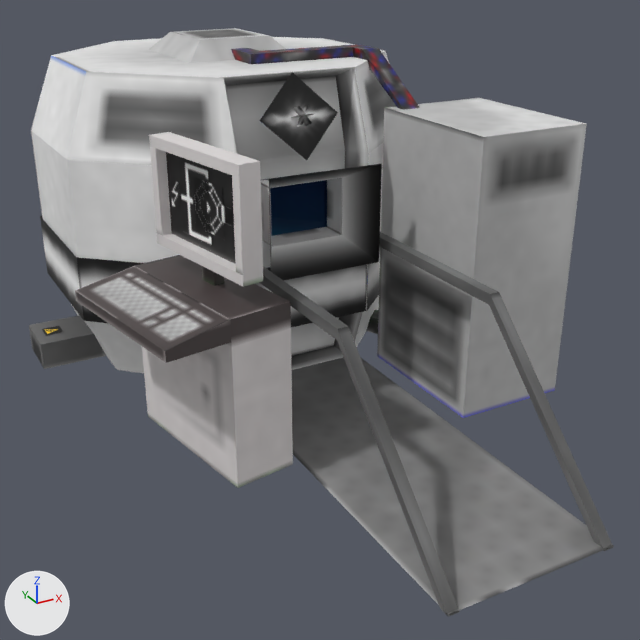
What one commit did to the Blender file assets/eln/model/Transporter/Transporter.blend.
The view is the same before and after, from a camera (50 mm lens) standing at (-2.48, -5.92, 2.28) and looking at (0.05, -1.32, -0.02). Arrows for +X, +Y and +Z are at lower left; the lights stay in place.

Objects in the first picture: 'door_in', 'ext_control', 'ext_power', 'gyro_alpha', 'indoor_closed', 'main', 'outlampline0_alpha', 'outlampline1_alpha', 'scr1_cables', 'scr2_transporter', 'whiteblur'.
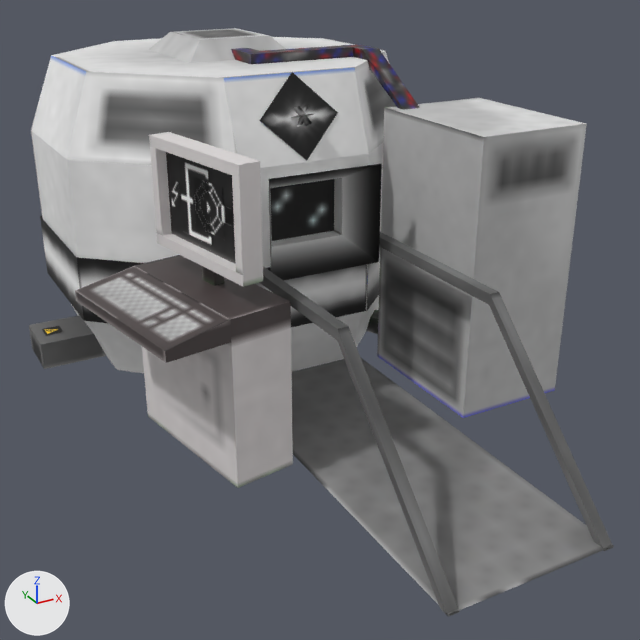
Edits to the bpy script that builds the scene:
```text
Change ob_door_out:
    remove ob_door_out.hide_viewport = True
```

Changed parts and their boxes [x1, y1, x2, y2] in the pictures (640 x 640 px):
'door_out', shown: after [224, 68, 369, 372]
'door_in', unchanged, covered by the edit: before [226, 76, 345, 356]
'indoor_closed', unchanged, covered by the edit: before [263, 171, 327, 236]
